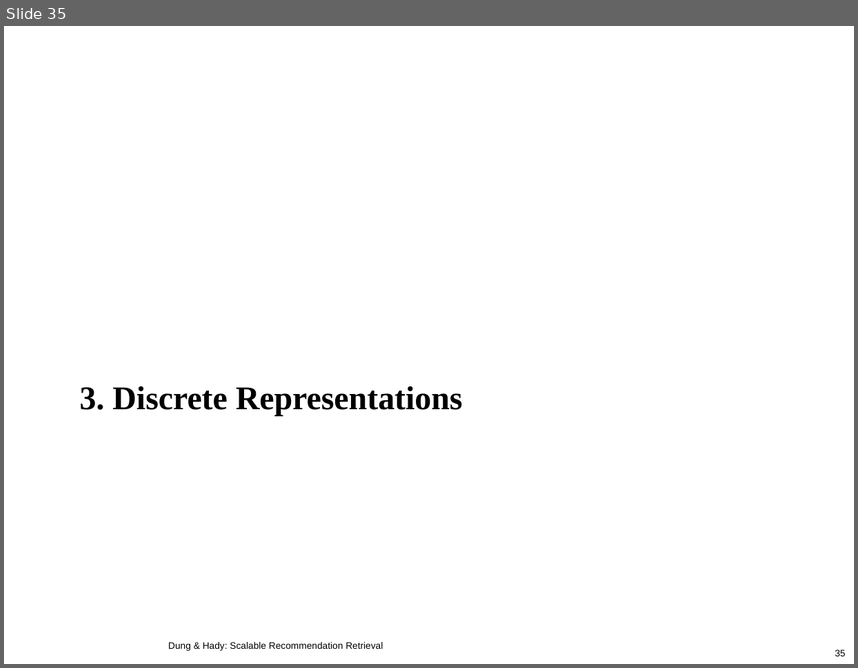
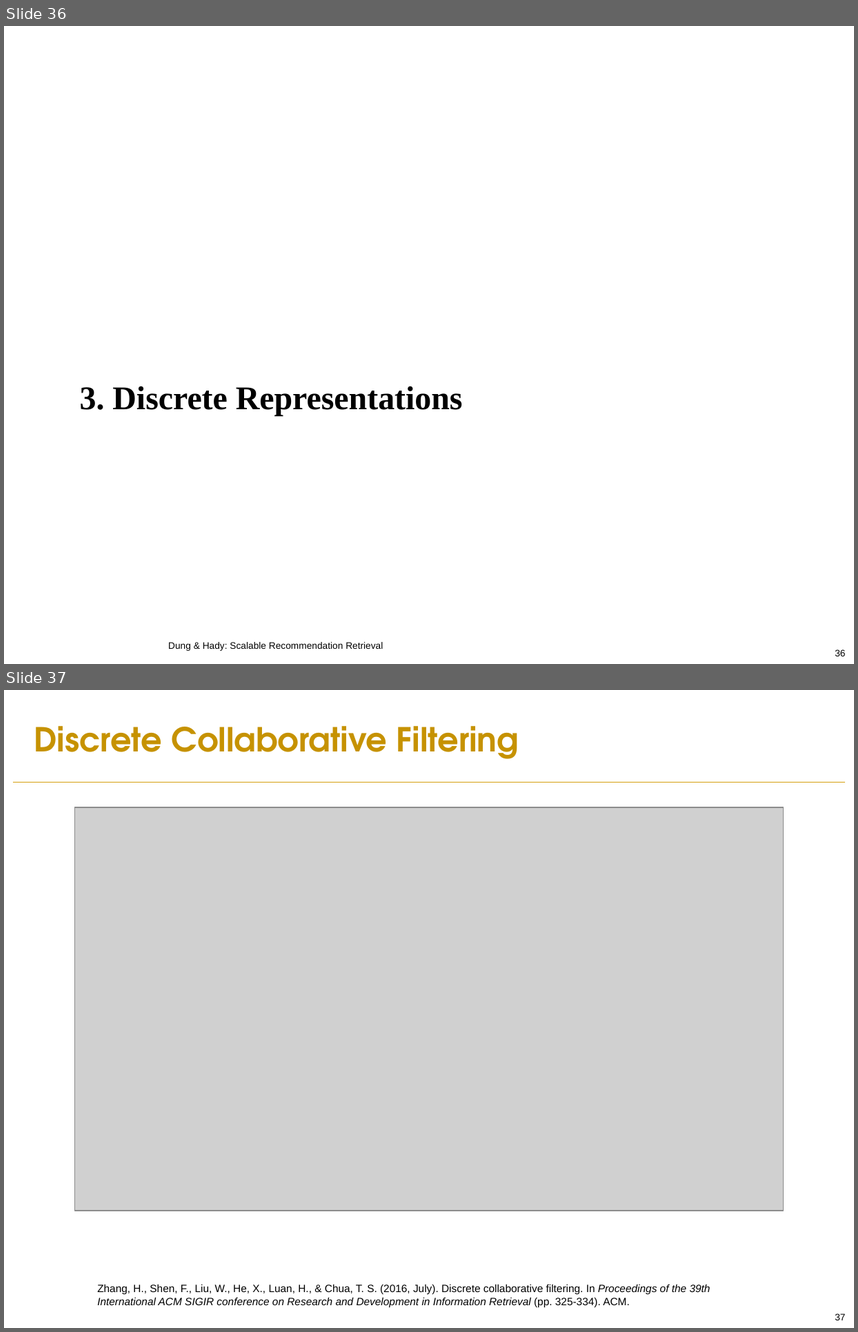
Before and after one commit to PreferredAI/recommendation-retrieval, a slide deck: slides/aaai19-tutorial.pptx. Shown one above the other, each under a label of ours: slide 35 before the commit, slides 36 and 37 after it. The pictures are 858x668 and 858x1332 pixels, drawn with LibreOffice and Linux fonts; fonts in the diff are those of the drawing; grey boxes stand for pictures; background and template pictures are left out. Boxes give left, top, right and bottom in pixels: in the first picture for what was removed or moved away, otherwise in the second. Text is boxed around its words. In the diff, an @@ line names an element or a change of style, - is before the commit and + after.

Commit message:
add DCF and DPR to discrete representation section

```diff
--- a/slides/aaai19-tutorial.pptx
+++ b/slides/aaai19-tutorial.pptx
@@ slide 37 added at <box>4,690,854,1328</box>, background #FFFFFF @@
@@ text added at <box>34,726,519,759</box>, 28 pt, text #C69200, bold @@
+Discrete Collaborative Filtering
@@ line added from (14, 782) to (844, 782), #D59F0F 0.75 pt @@
@@ picture added at <box>74,807,783,1210</box> @@
@@ text added at <box>97,1283,711,1307</box>, 9 pt, text #000000 @@
+Zhang, H., Shen, F., Liu, W., He, X., Luan, H., & Chua, T. S. (2016, July). Discrete collaborative filtering. In Proceedings of the 39th International ACM SIGIR conference on Research and Development in Information Retrieval (pp. 325-334). ACM.
@@ page number added at <box>835,1313,845,1320</box>, 8 pt, text #000000 @@
+37
@@ what was slide 35 is now slide 36 @@
```
Also in this commit, not shown: 4 slides changed, 2 other slides added.
